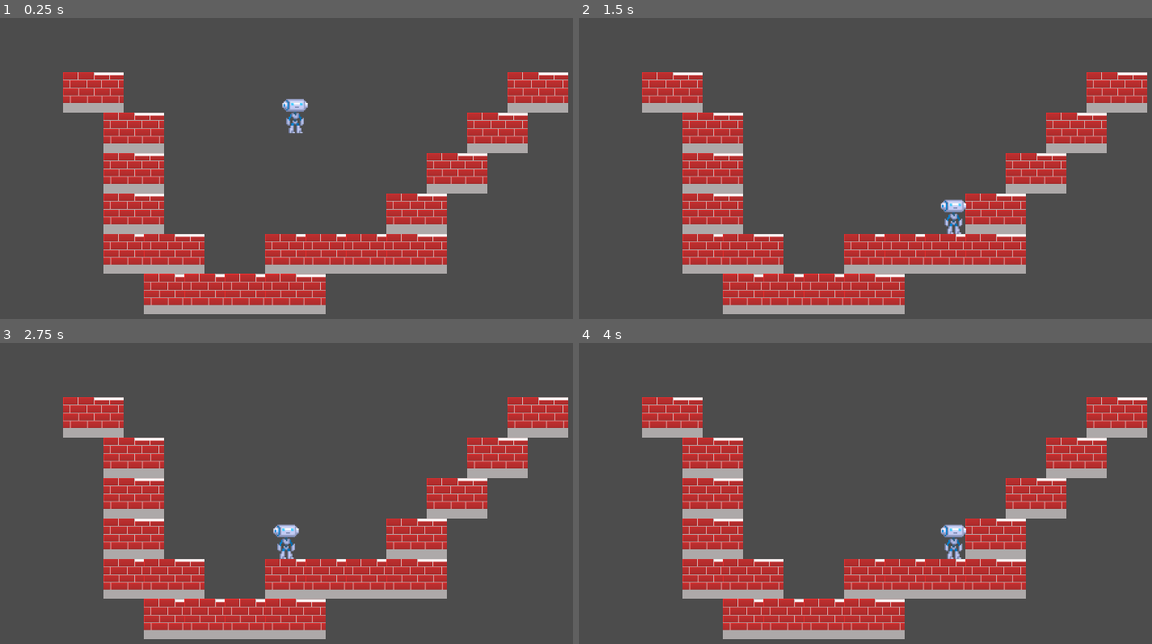
Above: before the commit, frames 1-4 (two rows, left to right).
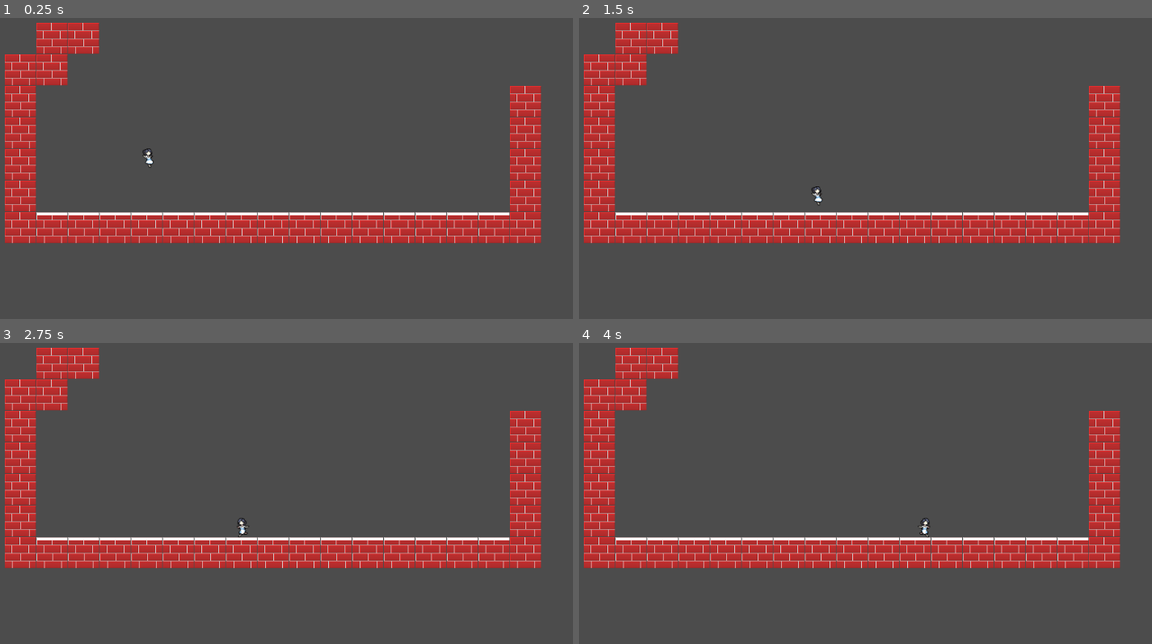
Above: after the commit, the same moments.

Repository: marcelo-lemos/Softwarrior
Game: Godot game, scene res://Maps/Map.tscn
Two runs of this game, one before a commit and one after it. Both use one fixed random seed, a clock stepped at 60 frames per second and the inputs below. Before the commit the project starts from res://Nodes/Stages/TestStage.tscn.
Inputs:
- Up to frame 1 (0.25 s): no input
- Up to frame 2 (1.5 s): hold Right (ui_right) from 0.53 s (still down); tap Z (jump, bound only after the commit) at 0.6, 0.77, 1.07, 1.35 s
- Up to frame 3 (2.75 s): tap Z (jump, bound only after the commit) at 1.52, 1.82, 2.1 s; release Right (ui_right) at 2.03 s; hold Left (ui_left) from 2.03 s (still down)
- Up to frame 4 (4 s): release Left (ui_left) at 2.78 s; hold Right (ui_right) from 2.78 s (still down); tap Z (jump, bound only after the commit) at 2.85, 3.02, 3.32, 3.6, 3.77 s

The runs differ from the first frame. In frame 1, 34% of the frame differs, in the area x 0-100%, y 1-99%; in frame 2, 33%; in frame 3, 33%; in frame 4, 34%.

Commit message:
maquina de estados basica

Diff:
--- /dev/null
+++ b/game/Maps/Map.tscn
@@ -0,0 +1,89 @@
+[gd_scene load_steps=8 format=2]
+
+[ext_resource path="res://Maps/tileset.png" type="Texture" id=1]
+[ext_resource path="res://Nodes/Characters/Player/Player.tscn" type="PackedScene" id=2]
+
+[sub_resource type="ConvexPolygonShape2D" id=1]
+points = PoolVector2Array( 0, 0, 49, 0, 49, 49, 0, 49 )
+
+[sub_resource type="ConvexPolygonShape2D" id=2]
+points = PoolVector2Array( 0, 47.8125, 0.416687, 1.97919, 47.6389, 48.507 )
+
+[sub_resource type="ConvexPolygonShape2D" id=3]
+points = PoolVector2Array( 48.0278, 47.8125, 0, 47.8125, 48.7222, 0.590302 )
+
+[sub_resource type="ConvexPolygonShape2D" id=4]
+points = PoolVector2Array( 0, 0, 49, 0, 49, 49, 0, 49 )
+
+[sub_resource type="TileSet" id=5]
+0/name = "tileset.png 0"
+0/texture = ExtResource( 1 )
+0/tex_offset = Vector2( 0, 0 )
+0/modulate = Color( 1, 1, 1, 1 )
+0/region = Rect2( 0, 0, 49, 49 )
+0/tile_mode = 0
+0/occluder_offset = Vector2( 0, 0 )
+0/navigation_offset = Vector2( 0, 0 )
+0/shapes = [ {
+"autotile_coord": Vector2( 0, 0 ),
+"one_way": false,
+"one_way_margin": 1.0,
+"shape": SubResource( 1 ),
+"shape_transform": Transform2D( 1, 0, 0, 1, 0, 0 )
+} ]
+0/z_index = 0
+1/name = "tileset.png 1"
+1/texture = ExtResource( 1 )
+1/tex_offset = Vector2( 0, 0 )
+1/modulate = Color( 1, 1, 1, 1 )
+1/region = Rect2( 101, 0, 97, 51 )
+1/tile_mode = 2
+1/autotile/icon_coordinate = Vector2( 0, 0 )
+1/autotile/tile_size = Vector2( 49, 49 )
+1/autotile/spacing = 0
+1/autotile/occluder_map = [  ]
+1/autotile/navpoly_map = [  ]
+1/autotile/z_index_map = [  ]
+1/occluder_offset = Vector2( 0, 0 )
+1/navigation_offset = Vector2( 0, 0 )
+1/shapes = [ {
+"autotile_coord": Vector2( 1, 0 ),
+"one_way": false,
+"one_way_margin": 1.0,
+"shape": SubResource( 2 ),
+"shape_transform": Transform2D( 1, 0, 0, 1, 0, 0 )
+}, {
+"autotile_coord": Vector2( 0, 0 ),
+"one_way": false,
+"one_way_margin": 1.0,
+"shape": SubResource( 3 ),
+"shape_transform": Transform2D( 1, 0, 0, 1, 0, 0 )
+} ]
+1/z_index = 0
+2/name = "tileset.png 2"
+2/texture = ExtResource( 1 )
+2/tex_offset = Vector2( 0, 0 )
+2/modulate = Color( 1, 1, 1, 1 )
+2/region = Rect2( 49, 0, 49, 49 )
+2/tile_mode = 0
+2/occluder_offset = Vector2( 0, 0 )
+2/navigation_offset = Vector2( 0, 0 )
+2/shapes = [ {
+"autotile_coord": Vector2( 0, 0 ),
+"one_way": false,
+"one_way_margin": 1.0,
+"shape": SubResource( 4 ),
+"shape_transform": Transform2D( 1, 0, 0, 1, 0, 0 )
+} ]
+2/z_index = 0
+
+[node name="Map" type="Node"]
+
+[node name="TileMap" type="TileMap" parent="."]
+tile_set = SubResource( 5 )
+cell_size = Vector2( 50, 50 )
+format = 1
+tile_data = PoolIntArray( 1, 262162, 0, 65539, 0, 0, 65540, 0, 0, 131074, 0, 0, 131075, 0, 0, 196610, 0, 0, 196626, 0, 0, 262146, 0, 0, 262162, 0, 0, 327682, 0, 0, 327698, 0, 0, 393218, 0, 0, 393234, 0, 0, 458754, 0, 0, 458755, 2, 0, 458756, 2, 0, 458757, 2, 0, 458758, 2, 0, 458759, 2, 0, 458760, 2, 0, 458761, 2, 0, 458762, 2, 0, 458763, 2, 0, 458764, 2, 0, 458765, 2, 0, 458766, 2, 0, 458767, 2, 0, 458768, 2, 0, 458769, 2, 0, 458770, 0, 0 )
+
+[node name="Player" parent="." instance=ExtResource( 2 )]
+position = Vector2( 328.246, 237.836 )
--- /dev/null
+++ b/game/Nodes/Characters/BaseChar.tscn
@@ -0,0 +1,18 @@
+[gd_scene load_steps=3 format=2]
+
+[ext_resource path="res://Nodes/Characters/Player/PlayerController.gd" type="Script" id=1]
+
+[sub_resource type="CapsuleShape2D" id=1]
+
+[node name="BaseChar" type="KinematicBody2D"]
+collision_layer = 4
+script = ExtResource( 1 )
+
+[node name="Sprite" type="AnimatedSprite" parent="."]
+
+[node name="Node2D" type="Node2D" parent="."]
+
+[node name="Area2D" type="Area2D" parent="."]
+
+[node name="CollisionShape2D" type="CollisionShape2D" parent="Area2D"]
+shape = SubResource( 1 )
--- /dev/null
+++ b/game/Nodes/Characters/BaseController.gd
@@ -0,0 +1,22 @@
+extends KinematicBody2D
+
+const SLOPE_SLIDE_STOP = 25
+
+var linear_vel = Vector2()
+var floor_normal = Vector2.UP
+var gravity = 900.0 #talvez mudar
+var stateMachine : StateMachine
+onready var sprite = $Sprite
+#talvez o Raycast ainda vai ser util
+#onready var raycast_manager = $RaycastManager
+func _ready():
+	stateMachine = load("res://Scripts/StateMachine/StateMachine.gd").new(self,sprite)
+
+func move():
+	linear_vel = move_and_slide(linear_vel, floor_normal, SLOPE_SLIDE_STOP)
+
+func apply_gravity(delta):
+	linear_vel += gravity * delta * -floor_normal
+
+func _physics_process(delta):
+	stateMachine.update(delta)
--- a/game/Nodes/Characters/GenericCharacter.gd
+++ /dev/null
@@ -1,31 +0,0 @@
-extends KinematicBody2D
-
-const GRAVITY = 10.0
-const WALK_SPEED = 200
-
-
-var velocity = Vector2()
-
-
-# Called when the node enters the scene tree for the first time.
-func _ready():
-	pass # Replace with function body.
-
-func _physics_process(delta):
-	velocity.y += GRAVITY
-
-	if Input.is_action_pressed("ui_left"):
-		velocity.x = -WALK_SPEED
-	elif Input.is_action_pressed("ui_right"):
-		velocity.x = WALK_SPEED
-	else:
-		velocity.x = 0
-
-	if is_on_floor():
-		if Input.is_action_just_pressed("ui_up"):
-			velocity.y = -400
-	velocity = move_and_slide(velocity, Vector2(0, -1))
-
-# Called every frame. 'delta' is the elapsed time since the previous frame.
-#func _process(delta):
-#	pass
--- a/game/Nodes/Characters/GenericCharacter.tscn
+++ /dev/null
@@ -1,10 +0,0 @@
-[gd_scene format=2]
-
-[node name="GenericCharacter" type="KinematicBody2D"]
-__meta__ = {
-"_edit_group_": true
-}
-
-[node name="Sprite" type="Sprite" parent="."]
-
-[node name="CollisionShape2D" type="CollisionShape2D" parent="."]
--- a/game/Nodes/Characters/MainCharacter.gd
+++ /dev/null
@@ -1,13 +0,0 @@
-extends Node2D
-
-# Declare member variables here. Examples:
-# var a = 2
-# var b = "text"
-
-# Called when the node enters the scene tree for the first time.
-func _ready():
-	pass # Replace with function body.
-
-# Called every frame. 'delta' is the elapsed time since the previous frame.
-#func _process(delta):
-#	pass
--- a/game/Nodes/Characters/MainCharacter.tscn
+++ /dev/null
@@ -1,23 +0,0 @@
-[gd_scene load_steps=5 format=2]
-
-[ext_resource path="res://Nodes/Characters/GenericCharacter.tscn" type="PackedScene" id=1]
-[ext_resource path="res://Nodes/Characters/GenericCharacter.gd" type="Script" id=2]
-[ext_resource path="res://Assets/Sprites/char.png" type="Texture" id=3]
-
-[sub_resource type="RectangleShape2D" id=1]
-extents = Vector2( 18.2533, 26.6643 )
-
-[node name="MainCharacter" type="Node2D"]
-
-[node name="GenericCharacter" parent="." instance=ExtResource( 1 )]
-position = Vector2( 561.45, 175.75 )
-script = ExtResource( 2 )
-
-[node name="Sprite" parent="GenericCharacter" index="0"]
-texture = ExtResource( 3 )
-
-[node name="CollisionShape2D" parent="GenericCharacter" index="1"]
-position = Vector2( -1.6, 2.06 )
-shape = SubResource( 1 )
-
-[editable path="GenericCharacter"]
--- /dev/null
+++ b/game/Nodes/Characters/Player/Player.tscn
@@ -0,0 +1,57 @@
+[gd_scene load_steps=9 format=2]
+
+[ext_resource path="res://Nodes/Characters/BaseChar.tscn" type="PackedScene" id=1]
+[ext_resource path="res://Assets/Selena-idle0000.png" type="Texture" id=2]
+[ext_resource path="res://Assets/Selena-walk0000.png" type="Texture" id=3]
+[ext_resource path="res://Assets/Selena-jump-up0000.png" type="Texture" id=4]
+[ext_resource path="res://Assets/Selena-jump-down0000.png" type="Texture" id=5]
+
+[sub_resource type="SpriteFrames" id=1]
+animations = [ {
+"frames": [  ],
+"loop": true,
+"name": "empty",
+"speed": 5.0
+}, {
+"frames": [ ExtResource( 2 ) ],
+"loop": true,
+"name": "idle",
+"speed": 5.0
+}, {
+"frames": [ ExtResource( 3 ) ],
+"loop": true,
+"name": "walk",
+"speed": 5.0
+}, {
+"frames": [ ExtResource( 4 ) ],
+"loop": true,
+"name": "jump_up",
+"speed": 5.0
+}, {
+"frames": [ ExtResource( 5 ) ],
+"loop": true,
+"name": "jump_down",
+"speed": 5.0
+} ]
+
+[sub_resource type="RectangleShape2D" id=2]
+extents = Vector2( 7.117, 16.0842 )
+
+[sub_resource type="RectangleShape2D" id=3]
+extents = Vector2( 7.117, 16.0842 )
+
+[node name="Player" instance=ExtResource( 1 )]
+
+[node name="Sprite" parent="." index="0"]
+frames = SubResource( 1 )
+animation = "walk"
+
+[node name="CollisionShape2D" parent="Area2D" index="0"]
+position = Vector2( -1, 0 )
+shape = SubResource( 2 )
+
+[node name="StandShape" type="CollisionShape2D" parent="." index="3"]
+position = Vector2( -1, 0 )
+shape = SubResource( 3 )
+
+[node name="Camera2D" type="Camera2D" parent="." index="4"]
--- /dev/null
+++ b/game/Nodes/Characters/Player/PlayerController.gd
@@ -0,0 +1,35 @@
+extends "res://Nodes/Characters/BaseController.gd"
+enum{RIGHT = 1, LEFT = -1, UP = -1, DOWN = 1}
+enum State{
+	WALK,
+	JUMP
+}
+
+const GROUND_LERP_WEIGTH = 0.3
+const AIR_LERP_WEIGTH = 0.08
+const PURE_WALK_SPEED = 160
+const AIR_MOVE_SPEED = 160
+const PURE_JUMP_MAX  = 380
+
+onready var animation_player = $AnimationPlayer
+onready var camera = $Camera2D
+onready var standing_hitbox : CollisionShape2D = $StandShape
+
+var jump_var_height = 100
+var player_state = State.WALK
+
+var afterAnimationState = "walk"
+var respawnPoint
+var game
+var walk_state = load("res://Scripts/StateMachine/PlayerState/PlayerWalkState.gd")
+var jump_state = load("res://Scripts/StateMachine/PlayerState/PlayerJumpState.gd")
+
+func _ready():
+	._ready()
+	global.player = self
+	stateMachine.add_state(walk_state.new(),"walk")
+	stateMachine.add_state(jump_state.new(),"jump")
+	stateMachine.change_state("walk")
+
+func jump(jump_height):
+	linear_vel.y = -jump_height
--- /dev/null
+++ b/game/Scripts/StateMachine/PlayerState/BasePlayerState.gd
@@ -0,0 +1,57 @@
+extends "res://Scripts/StateMachine/State.gd"
+class_name BasePlayerState
+var animation_player
+func check_horizontal_direction():
+	if Input.is_action_pressed("ui_left"):
+		return Vector2.LEFT
+	elif Input.is_action_pressed("ui_right"):
+		return Vector2.RIGHT
+	return Vector2.ZERO
+
+func check_vertical_direction():
+	if Input.is_action_pressed("ui_up"):
+		print("UP IS BEING PRESSED")
+		return Vector2.UP
+	elif Input.is_action_pressed("ui_down"):
+		print("DOWN IS BEING PRESSED")
+		return Vector2.DOWN
+	return Vector2.ZERO
+
+func check_direction():
+	return check_horizontal_direction() + check_vertical_direction()
+
+func check_direction_normalized():
+	return check_direction().normalized()
+
+func check_jump_cut(jump_height):
+	if body.linear_vel.y < -jump_height:
+		body.linear_vel.y = -jump_height
+
+func check_jump(jump_height, check_floor = true):
+	if(Input.is_action_just_pressed("jump")):
+		print("Jumping...")
+		body.jump(jump_height)
+		#animation_player.play("Stretch")
+		machine.change_state("jump")
+		return true
+	if(!body.is_on_floor() and check_floor):
+		machine.change_state("jump")
+		return true
+
+func state_enter():
+	sprite.flip_v = false
+	animation_player = body.animation_player
+	#sprite.flip_h = false
+	body.floor_normal = Vector2.UP
+
+func check_sprite_dir():
+	if body.linear_vel.x > 0:
+		sprite.flip_h = false
+	elif body.linear_vel.x < 0:
+		sprite.flip_h = true
+
+func check_sprite_dir_v():
+	if body.linear_vel.y > 0:
+		sprite.flip_v = true
+	elif body.linear_vel.y < 0:
+		sprite.flip_v = false
--- /dev/null
+++ b/game/Scripts/StateMachine/PlayerState/PlayerJumpState.gd
@@ -0,0 +1,25 @@
+extends "res://Scripts/StateMachine/PlayerState/BasePlayerState.gd"
+
+class_name PlayerJumpState
+func update(delta) :
+	.update(delta)
+	var hvel = check_horizontal_direction() * body.AIR_MOVE_SPEED
+	body.linear_vel.x = lerp(body.linear_vel.x,hvel.x,0.15)
+	body.move()
+	body.apply_gravity(delta)
+	if(Input.is_action_just_released("jump")):
+		check_jump_cut(body.jump_var_height)
+	if(body.is_on_floor()):
+		machine.change_state("walk")
+	check_sprite_dir()
+	if body.linear_vel.y <= 0:
+		sprite.animation = "jump_up"
+	else:
+		sprite.animation = "jump_down"
+func state_enter():
+	print("Jump state entered!")
+	.state_enter()
+
+func state_exit():
+	#animation_player.play("Squash")
+	.state_exit()
--- /dev/null
+++ b/game/Scripts/StateMachine/PlayerState/PlayerWalkState.gd
@@ -0,0 +1,23 @@
+extends "res://Scripts/StateMachine/PlayerState/BasePlayerState.gd"
+class_name PlayerWalkState
+
+func update(delta):
+	.update(delta)
+	body.linear_vel.y = 0
+	body.apply_gravity(delta)
+	var hvel = check_horizontal_direction() * body.PURE_WALK_SPEED
+	body.linear_vel.x = lerp(body.linear_vel.x,hvel.x,0.25)
+	body.move()
+	check_jump(body.PURE_JUMP_MAX)
+	if hvel.x == 0:
+		sprite.animation = "idle"
+	else:
+		sprite.animation = "walk"
+	check_sprite_dir()
+
+func state_enter():
+	print("Walk state entered")
+	.state_enter()
+
+func state_exit():
+	.state_exit()
--- /dev/null
+++ b/game/Scripts/StateMachine/State.gd
@@ -0,0 +1,14 @@
+extends Object
+class_name State
+
+var body
+var sprite
+var machine
+var controller
+
+func update(delta):
+	pass
+func state_enter():
+	pass
+func state_exit():
+	pass
--- /dev/null
+++ b/game/Scripts/StateMachine/StateMachine.gd
@@ -0,0 +1,38 @@
+extends Object
+class_name StateMachine
+
+var body
+var sprite
+var states = {}
+var current_state : State
+
+func _init(body, sprite):
+	self.body = body
+	self.sprite = sprite
+	self.add_state(load("res://Scripts/StateMachine/State.gd").new(),"empty")
+	self.change_state("empty")
+
+func add_state(state, key):
+	state.body = body
+	state.sprite = sprite
+	state.machine = self
+	states[key] = state
+	if current_state == null:
+		change_state(key)
+
+func update(delta):
+	if(current_state != null):
+		current_state.update(delta)
+
+func change_state(next):
+	if states.has(next):
+		if current_state != null:
+			current_state.state_exit()
+		current_state = states[next]
+		current_state.sprite.animation = next
+		current_state.state_enter()
+	else:
+		print(next + " is not a valid state.")
+
+func is_state(key):
+	return current_state == states[key]
--- /dev/null
+++ b/game/global.gd
@@ -0,0 +1,3 @@
+extends Node
+
+var player
--- a/game/project.godot
+++ b/game/project.godot
@@ -9,26 +9,56 @@
 config_version=4
 
 _global_script_classes=[ {
-"base": "HBoxContainer",
-"class": "Scoreline",
+"base": "Object",
+"class": "BasePlayerState",
 "language": "GDScript",
-"path": "res://Nodes/UI/Scoreline.gd"
+"path": "res://Scripts/StateMachine/PlayerState/BasePlayerState.gd"
+}, {
+"base": "Object",
+"class": "PlayerJumpState",
+"language": "GDScript",
+"path": "res://Scripts/StateMachine/PlayerState/PlayerJumpState.gd"
+}, {
+"base": "Object",
+"class": "PlayerWalkState",
+"language": "GDScript",
+"path": "res://Scripts/StateMachine/PlayerState/PlayerWalkState.gd"
+}, {
+"base": "Object",
+"class": "State",
+"language": "GDScript",
+"path": "res://Scripts/StateMachine/State.gd"
+}, {
+"base": "Object",
+"class": "StateMachine",
+"language": "GDScript",
+"path": "res://Scripts/StateMachine/StateMachine.gd"
 } ]
 _global_script_class_icons={
-"Scoreline": ""
+"BasePlayerState": "",
+"PlayerJumpState": "",
+"PlayerWalkState": "",
+"State": "",
+"StateMachine": ""
 }
 
 [application]
 
-config/name="Softwarrior"
-run/main_scene="res://Nodes/Stages/TestStage.tscn"
+config/name="SoftwarriorLocal"
+run/main_scene="res://Maps/Map.tscn"
 config/icon="res://icon.png"
 
-[display]
+[autoload]
 
-window/dpi/allow_hidpi=true
-window/stretch/mode="2d"
-window/stretch/aspect="keep"
+global="*res://global.gd"
+
+[input]
+
+jump={
+"deadzone": 0.5,
+"events": [ Object(InputEventKey,"resource_local_to_scene":false,"resource_name":"","device":0,"alt":false,"shift":false,"control":false,"meta":false,"command":false,"pressed":false,"scancode":90,"unicode":0,"echo":false,"script":null)
+ ]
+}
 
 [rendering]
 
Binary file added: game/Assets/Selena-idle0000.png
Not shown, added: game/Assets/Selena-idle0000.png.import
Binary file added: game/Assets/Selena-jump-down0000.png
Not shown, added: game/Assets/Selena-jump-down0000.png.import
Binary file added: game/Assets/Selena-jump-up0000.png
Not shown, added: game/Assets/Selena-jump-up0000.png.import
Binary file added: game/Assets/Selena-walk0000.png
Not shown, added: game/Assets/Selena-walk0000.png.import
Binary file added: game/Maps/tileset.png
Not shown, added: game/Maps/tileset.png.import
